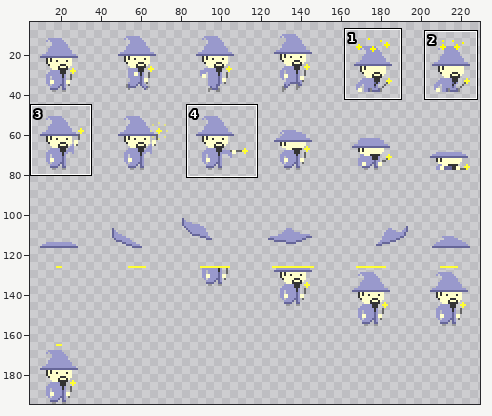
One commit to this sprite sheet: media/wizard.png. Above, an overview of the earlier version with the close-up marked.
Close-up. Before the edit:
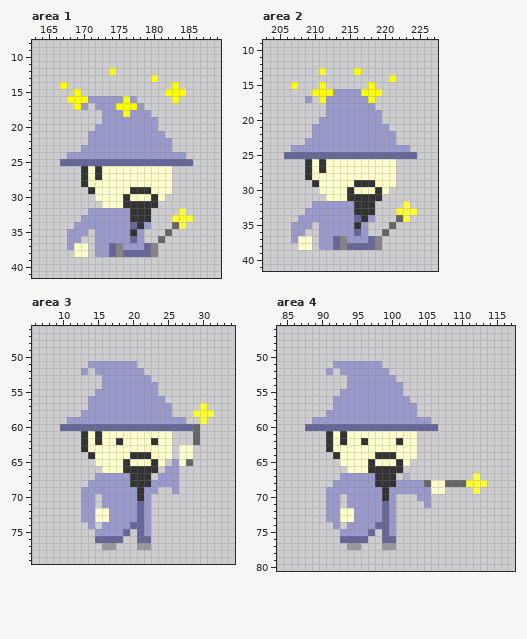
The file is 234x195 pixels. Shown: area 1: x 163..189, y 8..41; area 2: x 203..227, y 9..41; area 3: x 6..34, y 46..79; area 4: x 84..117, y 46..80. The wide view leaves out empty margins. The commit also changed other parts of the picture, which this record leaves out.
The same view after the edit:
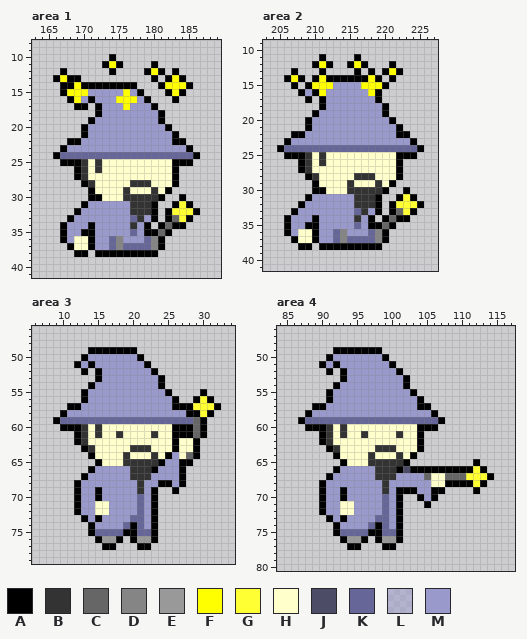
Palette (. is transparent): A #000000  B #333333  C #666666  D #858585  E #999999  F #ffff00  G #ffff33  H #ffffcc  J #4c4c66  K #666699  L #9999cc7f  M #9999cc
Difference:
Area 1:
y 10: x 174 . -> A
y 11: x 173..175 ... -> AFA; x 180 . -> A
y 12: x 167 . -> A; x 174 F -> A; x 179..181 ... -> AFA; x 183 . -> A
y 13: x 166..169 .... -> AFAA; x 180 F -> A; x 182..184 ... -> AFA
y 14: x 167..177 F.......... -> AAFAAAAAAAA; x 181..182 .. -> AF; x 184..185 .. -> FA
y 15: x 167..168 .. -> AF; x 170..178 ......... -> FMMMMMFMA; x 182 F -> A; x 184 F -> A
y 16: x 168 F -> A; x 170..171 FM -> MA; x 175 M -> F; x 177..179 M.. -> FMA; x 183 F -> A
y 17: x 169..170 FM -> AA; x 172 M -> A; x 175 F -> M; x 177 F -> M; x 179..180 .. -> MA
y 18: x 172 . -> A; x 176 F -> M; x 180..181 .. -> MA
y 19: x 171..172 .. -> AM; x 181 . -> A
y 20: x 170..171 .. -> AM; x 181..182 .. -> MA
y 21: x 170 . -> A; x 182..183 .. -> MA
y 22: x 168..170 ... -> AAM; x 183..184 .. -> AA
y 23: x 167..169 ... -> AMM; x 183..185 ... -> MMA
y 24: x 166..186 ..MMMMMMMMMMMMMMMMM.. -> AKKKKKKKKKKKKKKKKKKKA
y 25: x 167..185 KKKKKKKKKKKKKKKKKKK -> AAABHBHHHHHHHHHHAAA
y 26: x 169 . -> A; x 183 . -> A
y 27: x 169 . -> A; x 172 B -> H; x 183 . -> A
y 28: x 170..171 BH -> AB; x 177..179 HHH -> BBB; x 183 . -> A
y 29: x 171 B -> A; x 176..180 HBBBH -> BHHHB; x 182 H -> A
y 30: x 171..172 .H -> AA; x 177..179 HHH -> BBB; x 181 H -> A; x 184 . -> A
y 31: x 170..176 ...HHHB -> AMMMMMM; x 180 B -> A; x 183..185 ... -> AGA
y 32: x 169..170 .. -> AM; x 180 . -> A; x 182..183 .. -> AG; x 185..186 .. -> GA
y 33: x 168..169 .. -> AM; x 177 B -> K; x 179..180 B. -> MA; x 182..183 .G -> AC; x 185 G -> A
y 34: x 167..168 .. -> AM; x 171 M -> A; x 177..179 KBM -> BMA; x 181..184 ..CG -> ACAA
y 35: x 167 . -> A; x 170..171 M. -> AA; x 177 B -> K; x 179..182 ...C -> AACA
y 36: x 167 . -> A; x 169..171 M.. -> HHA; x 174..175 MM -> KD; x 177 K -> M; x 179..181 ..C -> KDA
y 37: x 168 M -> A; x 171 . -> A; x 176..178 MMM -> KKK; x 181 . -> A
y 38: x 169..170 HH -> AA; x 172..180 MMKDKKKKD -> AAAAAAAAA
Area 2:
y 11: x 211 . -> A; x 216 . -> A
y 12: x 210..212 ... -> AFA; x 215..217 ... -> AFA; x 221 . -> A
y 13: x 207 . -> A; x 211 F -> A; x 216 F -> A; x 218 . -> A; x 220..222 ... -> AFA
y 14: x 206..208 ... -> AFA; x 210..219 .......... -> AFAAAAAAFA; x 221 F -> A
y 15: x 207 F -> A; x 209..210 .. -> AF; x 212..217 ...... -> FMMMMF; x 219..220 .. -> FA
y 16: x 208..210 ..F -> AMA; x 212 F -> M; x 217 F -> M; x 219 F -> A
y 17: x 209 M -> A; x 211 F -> A; x 218..219 F. -> MA
y 18: x 211 . -> A; x 219..220 .. -> MA
y 19: x 210..211 .. -> AM; x 220 . -> A
y 20: x 209..210 .. -> AM; x 220..221 .. -> MA
y 21: x 209 . -> A; x 221..222 .. -> MA
y 22: x 207..209 ... -> AAM; x 222..223 .. -> AA
y 23: x 206..208 ... -> AMM; x 222..224 ... -> MMA
y 24: x 205..225 ..MMMMMMMMMMMMMMMMM.. -> AKKKKKKKKKKKKKKKKKKKA
y 25: x 206..224 KKKKKKKKKKKKKKKKKKK -> AAABHBHHHHHHHHHHAAA
y 26: x 208 . -> A; x 222 . -> A
y 27: x 208 . -> A; x 211 B -> H; x 222 . -> A
y 28: x 209..210 BH -> AB; x 216..218 HHH -> BBB; x 222 . -> A
y 29: x 210 B -> A; x 215..219 HBBBH -> BHHHB; x 221 H -> A
y 30: x 210..211 .H -> AA; x 216..218 HHH -> BBB; x 220 H -> A; x 223 . -> A
y 31: x 209..215 ...HHHB -> AMMMMMM; x 219 B -> A; x 222..224 ... -> AGA
y 32: x 208..209 .. -> AM; x 219 . -> A; x 221..222 .. -> AG; x 224..225 .. -> GA
y 33: x 207..208 .. -> AM; x 216 B -> K; x 218..219 B. -> MA; x 221..222 .G -> AC; x 224 G -> A
y 34: x 206..207 .. -> AM; x 210 M -> A; x 216..218 KBM -> BMA; x 220..223 ..CG -> ACAA
y 35: x 206 . -> A; x 209..210 M. -> AA; x 216 B -> K; x 218..221 ...C -> AACA
y 36: x 206 . -> A; x 208..210 M.. -> HHA; x 213..214 MM -> KD; x 216 K -> M; x 218..220 ..C -> KDA
y 37: x 207 M -> A; x 210 . -> A; x 215..217 MMM -> KKK; x 220 . -> A
y 38: x 208..209 HH -> AA; x 211..219 MMKDKKKKD -> AAAAAAAAA
Area 3:
y 49: x 14..20 ....... -> AAAAAAA
y 50: x 13..21 ......... -> AMMMMMMMA
y 51: x 12..14 ..M -> AMA; x 21..22 .. -> MA
y 52: x 13 M -> A; x 15 M -> A; x 22..23 .. -> MA
y 53: x 15 . -> A; x 23..24 .. -> MA
y 54: x 14..15 .. -> AM; x 24 . -> A
y 55: x 13..14 .. -> AM; x 24..25 .. -> MA; x 30 . -> A
y 56: x 13 . -> A; x 25..26 .. -> MA; x 29..31 ... -> AGA
y 57: x 11..13 ... -> AAM; x 26..29 .... -> AAAG; x 31..32 .. -> GA
y 58: x 10..12 ... -> AMM; x 26..29 ...G -> MMAA; x 31 G -> A
y 59: x 9..30 ..MMMMMMMMMMMMMMMMM..G -> AKKKKKKKKKKKKKKKKKKKCA
y 60: x 10..28 KKKKKKKKKKKKKKKKKKK -> AAABHBHHHHHHHHHHAAA; x 30 . -> A
y 61: x 12 . -> A; x 18 H -> B; x 23 H -> B; x 26..28 ... -> AAA; x 30 . -> A
y 62: x 12 . -> A; x 15 B -> H; x 18 B -> H; x 23 B -> H; x 26..29 ...C -> AHHA
y 63: x 13..14 BH -> AB; x 20..22 HHH -> BBB; x 26 . -> A; x 29 . -> A
y 64: x 14 B -> A; x 19..23 HBBBH -> BHHHB; x 25..26 H. -> AM; x 28..29 H. -> CA
y 65: x 15 H -> A; x 20..22 HHH -> BBB; x 24..25 H. -> AM; x 27..28 HC -> AA
y 66: x 14..19 ..HHHB -> AMMMMM; x 23..24 B. -> AM; x 27 . -> A
y 67: x 13..14 .. -> AM; x 23 . -> M; x 27 . -> A
y 68: x 12..13 .. -> AM; x 20 B -> M; x 22 B -> M; x 24..25 MM -> AA; x 27 . -> A
y 69: x 12 . -> A; x 15 M -> A; x 23 M -> A; x 26 M -> A
y 70: x 12 . -> A; x 15 . -> A; x 21 B -> K; x 23 . -> A
y 71: x 12 . -> A; x 15..16 .M -> HH; x 23 . -> A
y 72: x 12 . -> A; x 23 . -> A
y 73: x 13 M -> A; x 15..16 HH -> AM; x 20 M -> K; x 23 . -> A
y 74: x 14..15 M. -> AM; x 19..20 MK -> KA; x 23 . -> A
y 75: x 14..20 .MMMMK. -> AKKKKAA; x 22..23 M. -> KA
y 76: x 15..18 KKKK -> AEEA; x 20..23 .KK. -> AEEA
y 77: x 16..17 EE -> AA; x 21..22 EE -> AA
Area 4:
y 49: x 92..98 ....... -> AAAAAAA
y 50: x 91..99 ......... -> AMMMMMMMA
y 51: x 90..92 ..M -> AMA; x 99..100 .. -> MA
y 52: x 91 M -> A; x 93 M -> A; x 100..101 .. -> MA
y 53: x 93 . -> A; x 101..102 .. -> MA
y 54: x 92..93 .. -> AM; x 102 . -> A
y 55: x 91..92 .. -> AM; x 102..103 .. -> MA
y 56: x 91 . -> A; x 103..104 .. -> MA
y 57: x 89..91 ... -> AAM; x 104..105 .. -> AA
y 58: x 88..90 ... -> AMM; x 104..106 ... -> MMA
y 59: x 87..107 ..MMMMMMMMMMMMMMMMM.. -> AKKKKKKKKKKKKKKKKKKKA
y 60: x 88..106 KKKKKKKKKKKKKKKKKKK -> AAABHBHHHHHHHHHHAAA
y 61: x 90 . -> A; x 96 H -> B; x 101 H -> B; x 104 . -> A
y 62: x 90 . -> A; x 93 B -> H; x 96 B -> H; x 101 B -> H; x 104 . -> A
y 63: x 91..92 BH -> AB; x 98..100 HHH -> BBB; x 104 . -> A
y 64: x 92 B -> A; x 97..101 HBBBH -> BHHHB; x 103 H -> A
y 65: x 93 H -> A; x 98..100 HHH -> BBB; x 102 H -> A; x 112 . -> A
y 66: x 92..97 ..HHHB -> AMMMMM; x 101..113 B............ -> AJAAAAAAAAAGA
y 67: x 91..92 .. -> AM; x 101..111 .L......... -> MMMMCHHCCCG; x 113..114 .. -> GA
y 68: x 90..91 .. -> AM; x 98 B -> M; x 100 B -> M; x 105 C -> M; x 108..111 CCCG -> AAAA; x 113 G -> A
y 69: x 90 . -> A; x 93 M -> A; x 101..103 MMM -> AAA; x 106..107 HH -> AA; x 112 G -> A
y 70: x 90 . -> A; x 93 . -> A; x 99 B -> K; x 101 . -> A; x 104 M -> A; x 106 . -> A
y 71: x 90 . -> A; x 93..94 .M -> HH; x 101 . -> A; x 105 M -> A
y 72: x 90 . -> A; x 101 . -> A
y 73: x 91 M -> A; x 93..94 HH -> AM; x 98 M -> K; x 101 . -> A
y 74: x 92..93 M. -> AM; x 97..98 MK -> KA; x 101 . -> A
y 75: x 92..98 .MMMMK. -> AKKKKAA; x 100..101 M. -> KA
y 76: x 93..96 KKKK -> AEEA; x 98..101 .KK. -> AEEA
y 77: x 94..95 EE -> AA; x 99..100 EE -> AA
